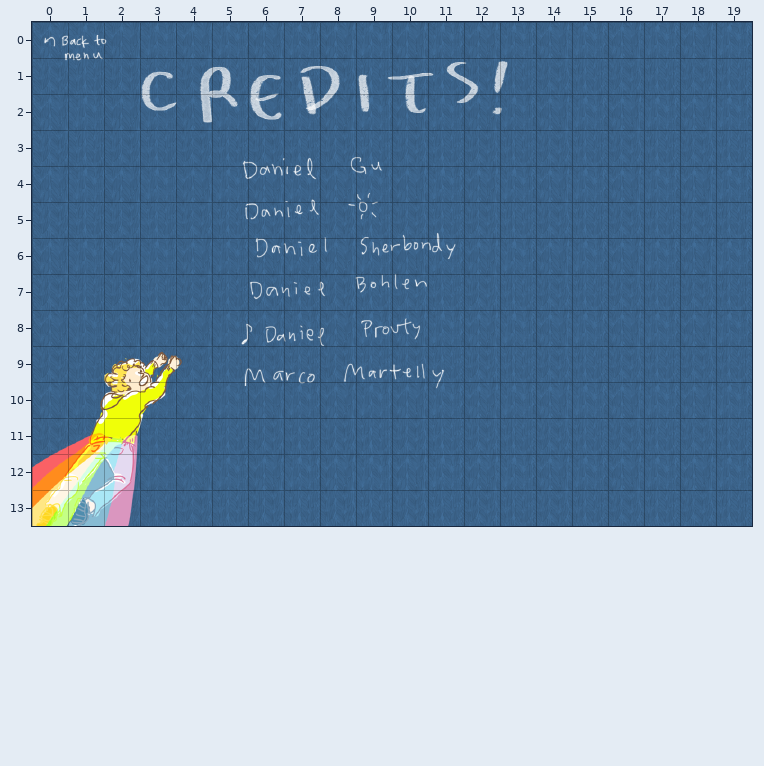
One commit to this Tiled map (JSON): assets/maps/menuCredits.json. This is how it looked before the edit.
Cells are 64x64 px. Shown: x 0..19, y 0..13.
And afterwards:
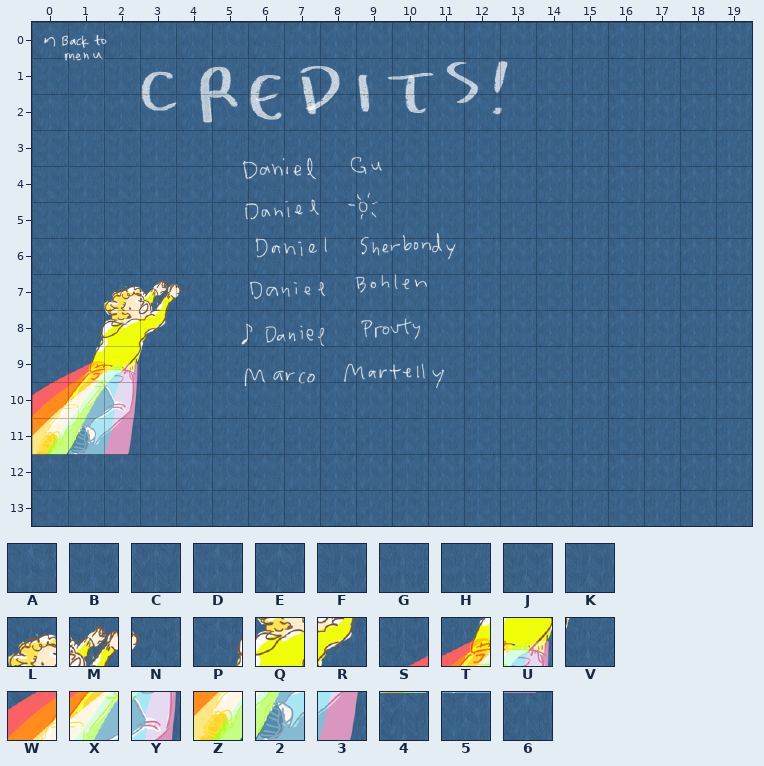
Key: from "credits": A 3, B 18, C 32, D 33, E 34, F 48, G 49, H 51, J 52, K 112, L 114, M 115, N 116, P 129, Q 130, R 131, S 144, T 145, U 146, V 147, W 160, X 161, Y 162, Z 176, 2 177, 3 178, 4 192, 5 193, 6 194.
_ is an empty cell.
Commit: Move Ethan's picture in the credits
Changes in this commit:
{"where": "layer \"Tile Layer 1\""}
{"y":7,"x":2,"old":"BHJ","new":"LMN"}
{"y":8,"x":1,"old":"DEA","new":"PQR"}
{"y":9,"x":0,"old":"KGLMN","new":"STUVJ"}
{"y":10,"x":0,"old":"CPQR","new":"WXYA"}
{"y":11,"x":0,"old":"STU","new":"Z23"}
{"y":12,"x":0,"old":"WXY","new":"456"}
{"y":13,"x":0,"old":"Z23","new":"FGB"}
